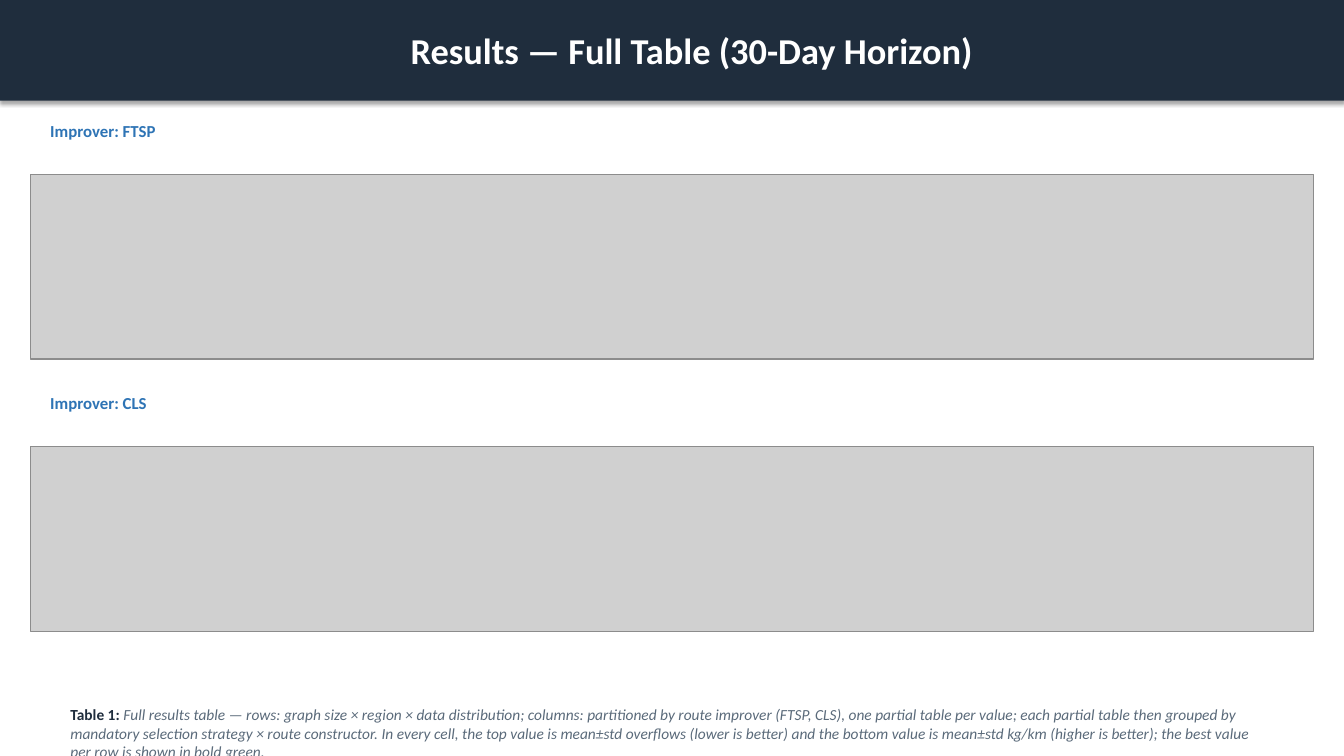
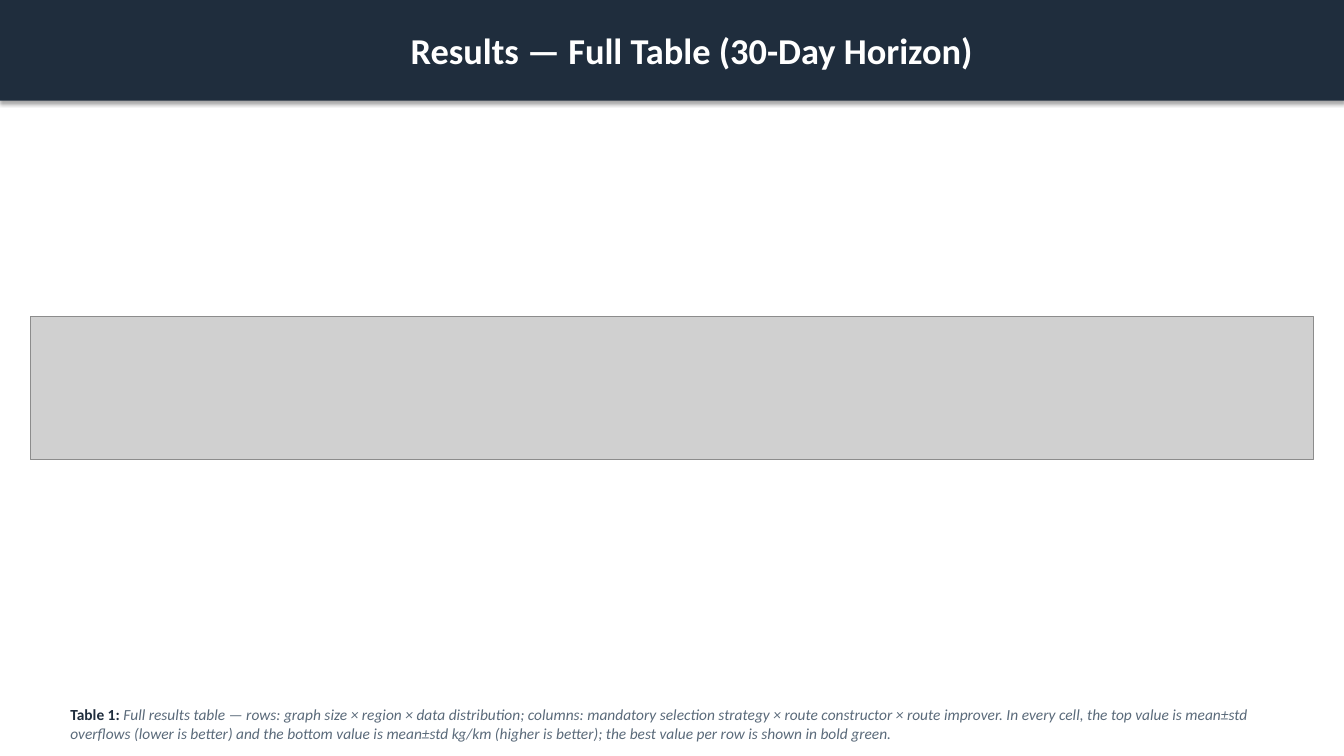
Before and after one commit to ACFHarbinger/WSmartPlus-Route, a slide deck: slide 18 of assets/windows/wsmart_route_results.pptx. Drawn at 1344x756 pixels with LibreOffice and Linux fonts; fonts in the diff are those of the drawing; grey boxes stand for pictures. Boxes give left, top, right and bottom in pixels: in the first picture for what was removed or moved away, otherwise in the second. Text is boxed around its words. In the diff, an @@ line names an element or a change of style, - is before the commit and + after.

```diff
--- a/assets/windows/wsmart_route_results.pptx
+++ b/assets/windows/wsmart_route_results.pptx
@@ text removed at (50,126,156,140) @@
-Improver: FTSP
@@ picture removed at (30,174,1314,359) @@
@@ picture added at (30,317,1314,460) @@
@@ text removed at (50,398,147,412) @@
-Improver: CLS
@@ picture removed at (30,447,1314,631) @@
@@ text at (70,709,1247,742): text changed @@
-Table 1: Full results table — rows: graph size × region × data distribution; columns: partitioned by route improver (FTSP, CLS), one partial table per value; each partial table then grouped by mandatory selection strategy × route constructor. In every cell, the top value is mean±std overflows (lower is better) and the bottom value is mean±std kg/km (higher is better); the best value per row is shown in bold green.
+Table 1: Full results table — rows: graph size × region × data distribution; columns: mandatory selection strategy × route constructor × route improver. In every cell, the top value is mean±std overflows (lower is better) and the bottom value is mean±std kg/km (higher is better); the best value per row is shown in bold green.
```
Also in this commit, not shown: 2 other slides changed, 3 other files.
